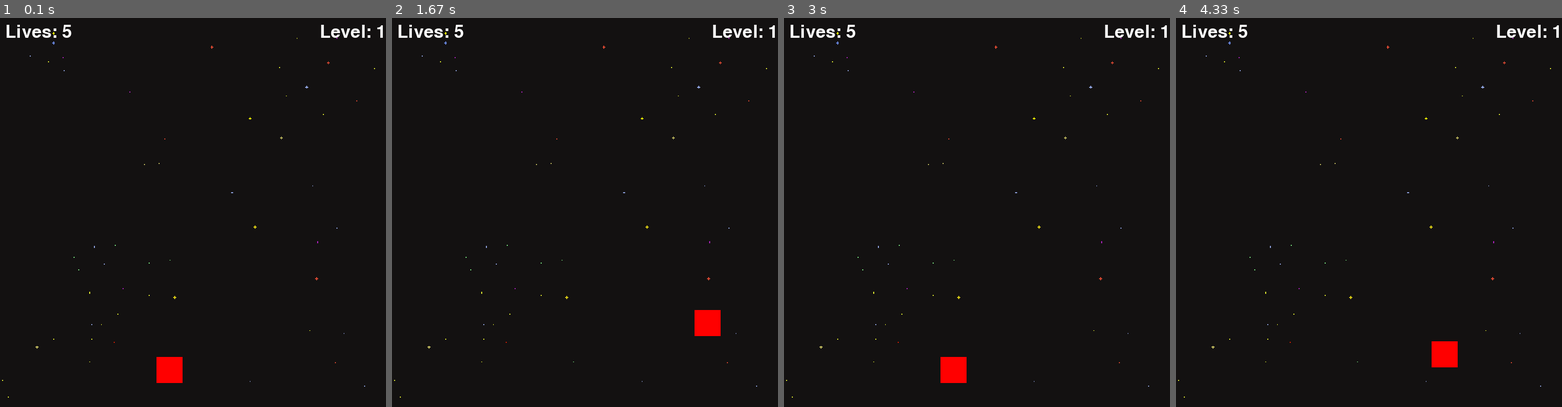
Above: before the commit, frames 1-4 (left to right).
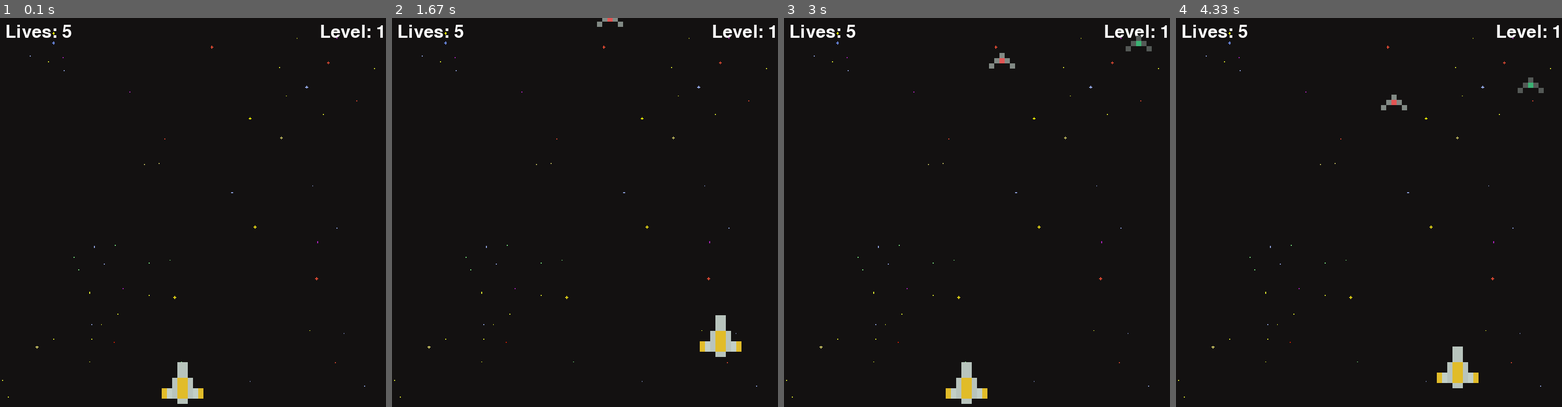
Above: after the commit, the same moments.

Repository: guilhermecxe/pygame-notes
Game: pygame game, started from space_invaders/main.py
Two runs of this game, one before a commit and one after it. Both use one fixed random seed, a clock stepped at 60 frames per second and the inputs below.
Inputs:
- Up to frame 1 (0.1 s): no input
- Up to frame 2 (1.67 s): hold Right 0.33-0.8 s; hold Up 0.83-1.13 s; hold Right 1.17-1.63 s
- Up to frame 3 (3 s): hold Left 1.67-2.2 s; hold Down 2.23-2.53 s; hold Left 2.57-2.97 s
- Up to frame 4 (4.33 s): hold Up 3-3.37 s; hold Right 3.4-4.03 s; hold Down from 4.07 s (still down)

The runs differ from the first frame. In frame 1, 0.9% of the frame differs, in the area x 40-53%, y 87-100%; in frame 2, 1.0%; in frame 3, 1.2%; in frame 4, 1.2%, in the area x 53-96%, y 15-96%.

Commit message:
26/04/2026 update

Diff:
--- a/space_invaders/main.py
+++ b/space_invaders/main.py
@@ -16,22 +16,22 @@
 BLUE_SPACE_SHIP = pygame.image.load(os.path.join("assets", "pixel_ship_blue_small.png"))
 GREEN_SPACE_SHIP = pygame.image.load(os.path.join("assets", "pixel_ship_green_small.png"))
 
-# Player ship
+# Player ships
 YELLOW_SPACE_SHIP = pygame.image.load(os.path.join("assets", "pixel_ship_yellow.png"))
 PLAYER_VEL = 5
 
 # Lasers
-RED_SPACE_SHIP = pygame.image.load(os.path.join("assets", "pixel_laser_red.png"))
-GREEN_SPACE_SHIP = pygame.image.load(os.path.join("assets", "pixel_laser_green.png"))
-BLUE_SPACE_SHIP = pygame.image.load(os.path.join("assets", "pixel_laser_blue.png"))
-YELLOW_SPACE_SHIP = pygame.image.load(os.path.join("assets", "pixel_laser_yellow.png"))
+RED_LASER = pygame.image.load(os.path.join("assets", "pixel_laser_red.png"))
+GREEN_LASER = pygame.image.load(os.path.join("assets", "pixel_laser_green.png"))
+BLUE_LASER = pygame.image.load(os.path.join("assets", "pixel_laser_blue.png"))
+YELLOW_LASER = pygame.image.load(os.path.join("assets", "pixel_laser_yellow.png"))
 
 # Background
 BG = pygame.image.load(os.path.join("assets", "background-black.png"))
 BG = pygame.transform.scale(BG, (settings.WIDTH, settings.HEIGHT))
 
 main_font = pygame.font.SysFont("comicsans", 50)
-
+lost_font = pygame.font.SysFont("comicsans", 60)
 
 class Ship:
     def __init__(self, x, y, health=100):
@@ -44,10 +44,44 @@
         self.cool_down_counter = 0
 
     def draw(self, window):
-        pygame.draw.rect(window, (255, 0, 0), (self.x, self.y, 50, 50), 0)
+        window.blit(self.ship_img, (self.x, self.y))
+        # pygame.draw.rect(window, (255, 0, 0), (self.x, self.y, 50, 50), 0)
 
+    def get_width(self):
+        return self.ship_img.get_width()
 
-def update(lives, level, ship):
+    def get_height(self):
+        return self.ship_img.get_height()
+
+class Player(Ship):
+    def __init__(self, x, y, health=100):
+        super().__init__(x, y, health)
+        self.ship_img = YELLOW_SPACE_SHIP
+        self.laser_img = YELLOW_LASER
+        self.max_health = health
+
+        # Criando uma superfície de colisão equivalente com os pixels da imagem
+        self.mask = pygame.mask.from_surface(self. ship_img)
+
+class Enemy(Ship):
+    COLOR_MAP = {
+        "red": (RED_SPACE_SHIP, RED_LASER),
+        "green": (GREEN_SPACE_SHIP, GREEN_LASER),
+        "blue": (BLUE_SPACE_SHIP, BLUE_LASER),
+    }
+
+    def __init__(self, x, y, color, health=100):
+        super().__init__(x, y, health)
+        self.ship_img, self.laser_img = self.COLOR_MAP[color]
+        self.max_health = health
+
+        # Criando uma superfície de colisão equivalente com os pixels da imagem
+        self.mask = pygame.mask.from_surface(self.ship_img)
+
+    def move(self, vel):
+        self.y += vel
+
+def update(lives, level, players, enemies: list[Enemy], lost: bool):
     WIN.blit(BG, (0, 0))
 
     lives_label = main_font.render(f"Lives: {lives}", 1, (255, 255, 255))
@@ -55,37 +89,71 @@
     WIN.blit(lives_label, (10, 10))
     WIN.blit(level_label, (settings.WIDTH - level_label.get_width() - 10, 10))
 
-    ship.draw(WIN)
+    for enemy in enemies:
+        enemy.draw(WIN)
+
+    players.draw(WIN)
+
+    if lost:
+        lost_label = lost_font.render("You Lost!", 1, (255, 255, 255))
+        WIN.blit(lost_label, (settings.WIDTH/2 - lost_label.get_width()/2, 350))
 
     pygame.display.update()
 
 def run():
     clock = pygame.time.Clock()
-    level = 1
+    level = 0
     lives = 5
 
-    ship = Ship(300, 650)
+    enemies: list[Enemy] = []
+    wave_length = 5
+    enemy_vel = 1
+
+    player = Player(300, 650)
 
     run = True
+    lost = False
     while run:
         clock.tick(settings.FPS)
+
+        if lives <= 0 or player.health == 0:
+            lost = True
+
+        # Se não houverem mais inimigos, aumentamos o nível e criamos novos
+        if not enemies:
+            level += 1
+            wave_length += 5
+            for i in range(wave_length):
+                enemy = Enemy(
+                    x=random.randrange(100, settings.WIDTH-100),
+                    y=random.randrange(-1500, -100),
+                    color=random.choice(["red", "blue", "green"])
+                )
+                enemies.append(enemy)
+
         events = pygame.event.get()
-
         for event in events:
             if event.type == pygame.QUIT:
                 run = False
 
         keys = pygame.key.get_pressed()
-        if keys[pygame.K_LEFT]:
-            ship.x -= PLAYER_VEL
-        if keys[pygame.K_RIGHT]:
-            ship.x += PLAYER_VEL
-        if keys[pygame.K_UP]:
-            ship.y -= PLAYER_VEL
-        if keys[pygame.K_DOWN]:
-            ship.y += PLAYER_VEL
+        if keys[pygame.K_LEFT] and player.x - PLAYER_VEL > 0:
+            player.x -= PLAYER_VEL
+        if keys[pygame.K_RIGHT] and player.x + player.get_width() + PLAYER_VEL < settings.WIDTH:
+            player.x += PLAYER_VEL
+        if keys[pygame.K_UP] and player.y - PLAYER_VEL > 0:
+            player.y -= PLAYER_VEL
+        if keys[pygame.K_DOWN] and player.y + PLAYER_VEL + player.get_height() < settings.HEIGHT:
+            player.y += PLAYER_VEL
 
-        update(lives, level, ship)
+        for enemy in enemies[:]:
+            enemy.move(enemy_vel)
+            if enemy.y + enemy.get_height() > settings.HEIGHT:
+                # Um inimigo passou -> menos uma vida
+                lives -= 1
+                enemies.remove(enemy)
+
+        update(lives, level, player, enemies, lost)
 
     pygame.quit()
 
